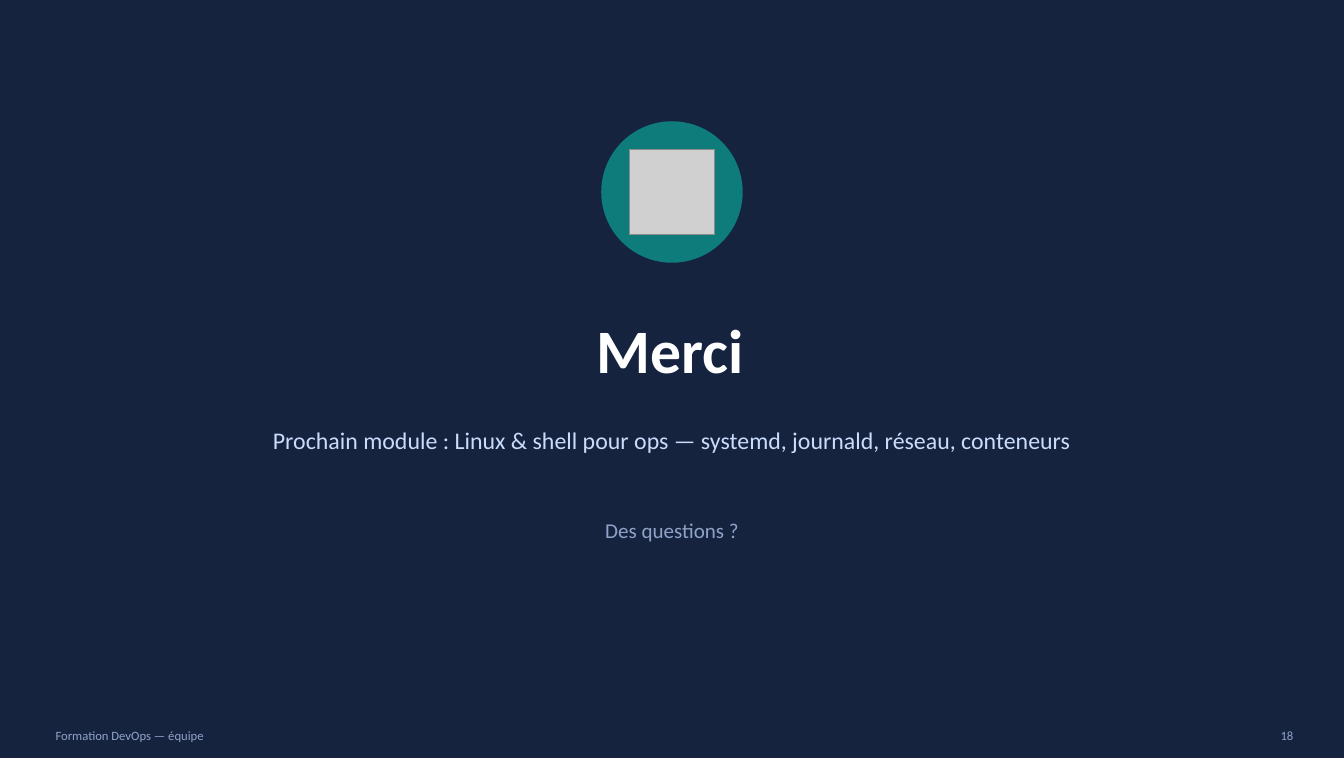
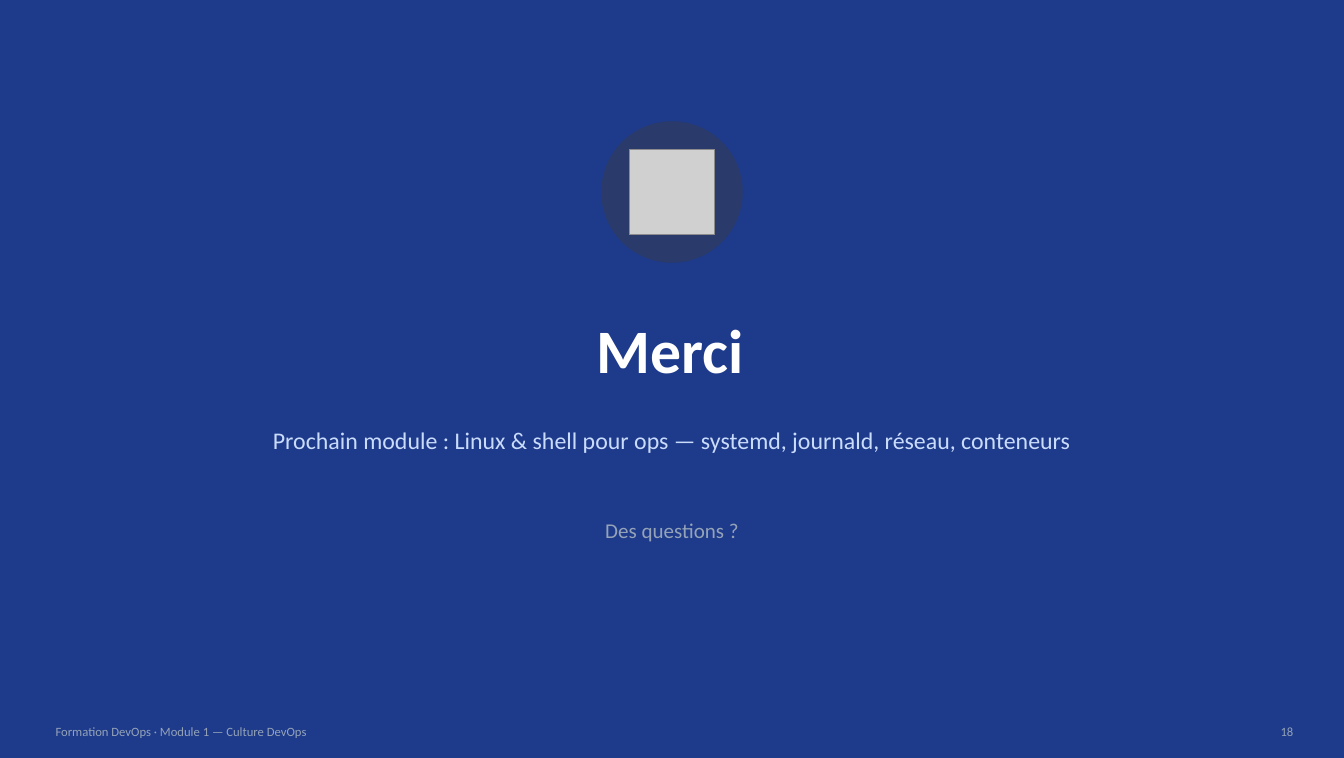
Before and after one commit to TopheC/Formation-DevOps, a slide deck: slide 18 of module-01-culture-devops/Formation-DevOps-Module-01-Culture.pptx. Drawn at 1344x758 pixels with LibreOffice and Linux fonts; fonts in the diff are those of the drawing; grey boxes stand for pictures. Boxes give left, top, right and bottom in pixels: in the first picture for what was removed or moved away, otherwise in the second. Text is boxed around its words. In the diff, an @@ line names an element or a change of style, - is before the commit and + after.

Commit message:
Module 1 : refonte thème Enterprise Blue (bandeau bleu/orange, correction contraste slides dark)

```diff
--- a/module-01-culture-devops/Formation-DevOps-Module-01-Culture.pptx
+++ b/module-01-culture-devops/Formation-DevOps-Module-01-Culture.pptx
@@ background #16233F to #1E3A8A @@
@@ ellipse at box(601, 121, 743, 263): fill #0E7C7B to #2A3A6A @@
@@ text "Des questions ?" at box(605, 523, 725, 542): text colour #8FA3C8 to #94A3B8 @@
@@ text "18" at box(1281, 727, 1294, 736): text colour #8FA3C8 to #94A3B8 @@
@@ text at box(56, 727, 307, 738): text changed; text colour #8FA3C8 to #94A3B8 @@
-Formation DevOps — équipe
+Formation DevOps · Module 1 — Culture DevOps
```
Also in this commit, not shown: 17 other slides changed.
